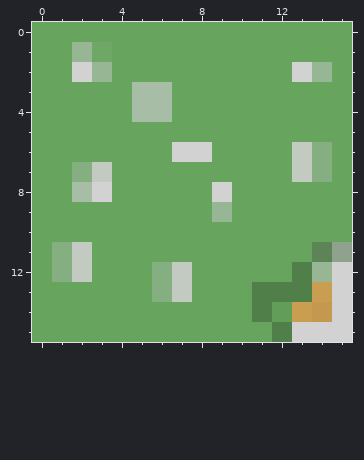
Two versions of one pixel-art sprite, Programme/My2DGame/res/tiles/road09.png. The first picture shows the starting point.
The file is 16x16 pixels. Colours within 5 levels of each other are drawn and written as one.
Now the later version:
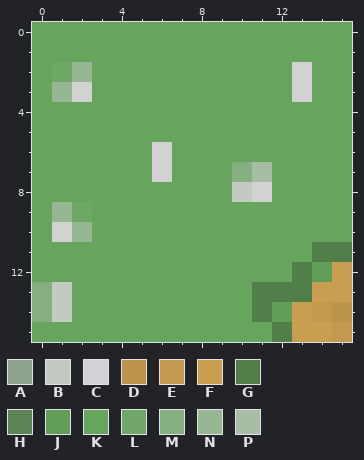
Palette (. is transparent): A #8fa28d  B #c3cac2  C #d2d2d2  D #bb934b  E #c4984e  F #ca9e51  G #507f4a  H #5c8457  J #629d5a  K #67a55e  L #6fa767  M #85af80  N #97b694  P #a8bda5
Difference:
@@ x 0..15 @@
  0 KKKKKKKKKKKKKKKK
- 1 KKNLKKKKKKKKKKKK
- 2 KKCNKKKKKKKKKCNK
- 3 KKKKKPPKKKKKKKKK
- 4 KKKKKPPKKKKKKKKK
+ 1 KKKKKKKKKKKKKKKK
+ 2 KLNKKKKKKKKKKCKK
+ 3 KNCKKKKKKKKKKCKK
+ 4 KKKKKKKKKKKKKKKK
  5 KKKKKKKKKKKKKKKK
- 6 KKKKKKKCCKKKKBMK
- 7 KKMBKKKKKKKKKBMK
- 8 KKPCKKKKKCKKKKKK
- 9 KKKKKKKKKNKKKKKK
-10 KKKKKKKKKKKKKKKK
-11 KMBKKKKKKKKKKKHA
-12 KMBKKKMBKKKKKGNC
-13 KKKKKKMBKKKGGGFC
-14 KKKKKKKKKKKGJFEC
-15 KKKKKKKKKKKKGCCC
+ 6 KKKKKKCKKKKKKKKK
+ 7 KKKKKKCKKKMPKKKK
+ 8 KKKKKKKKKKBCKKKK
+ 9 KNLKKKKKKKKKKKKK
+10 KCNKKKKKKKKKKKKK
+11 KKKKKKKKKKKKKKGG
+12 KKKKKKKKKKKKKGJF
+13 MBKKKKKKKKKGGGFF
+14 MBKKKKKKKKKGJFED
+15 KKKKKKKKKKKKGFFE
Boxes around the changes in both pictures, in picture pixels (x1, y1, x2, y2):
changed: (32, 42, 352, 342)
